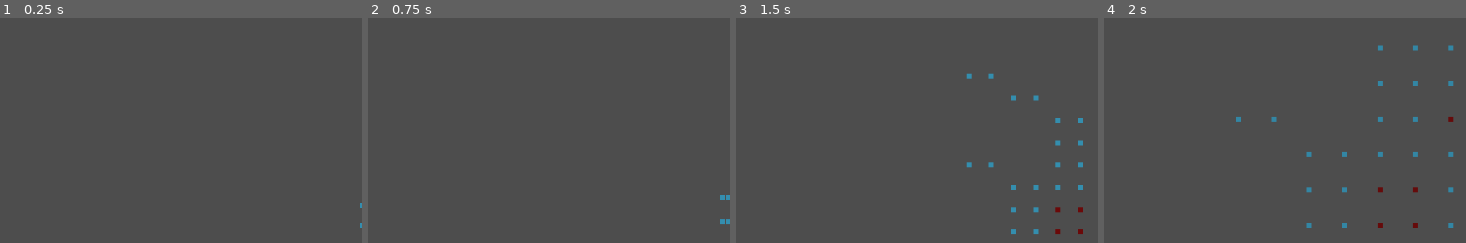
Above: before the commit, frames 1-4 (left to right).
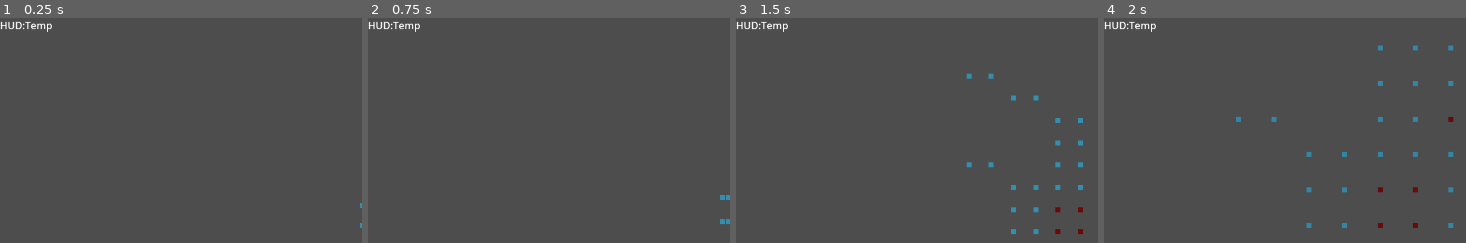
Above: after the commit, the same moments.

Repository: shoggoth/Crossfire
Game: Godot game, scene res://scene/world.tscn
The game is run twice, just before and just after one commit, with the same random seed, the same clock (stepped at 60 frames per second) and the same inputs. The project has no main scene, so this scene is started directly.
Inputs:
- Up to frame 1 (0.25 s): no input
- Up to frame 2 (0.75 s): tap Enter (fire) at 0.5, 0.6 s; hold D (right) from 0.53 s (still down)
- Up to frame 3 (1.5 s): release D (right) at 1.28 s; hold S (down) from 1.28 s (still down); tap Enter (fire) at 1.35 s
- Up to frame 4 (2 s): keep holding S (down)
The pictures show only the part of the screen within x 0-50%, y 0-50%; the shares and areas given below are measured in that part.

The runs differ from the first frame. In frame 1, 0.3% of the frame differs, in the area x 0-15%, y 1-7%; in frame 2, 0.3%; in frame 3, 0.3%; in frame 4, 0.3%.

Commit message:
Moved HUD to World

Diff:
--- a/scene/ui.tscn
+++ b/scene/ui.tscn
@@ -33,19 +33,6 @@
 
 [node name="UI" type="CanvasLayer"]
 script = ExtResource("1_whecv")
-
-[node name="HUD" type="Control" parent="."]
-visible = false
-layout_mode = 3
-anchors_preset = 0
-offset_right = 40.0
-offset_bottom = 40.0
-
-[node name="Label" type="Label" parent="HUD"]
-layout_mode = 0
-offset_right = 40.0
-offset_bottom = 23.0
-text = "HUD:Temp"
 
 [node name="StartMenu" type="Control" parent="."]
 layout_mode = 3
--- a/scene/world.tscn
+++ b/scene/world.tscn
@@ -8,3 +8,19 @@
 format = 2
 
 [node name="Player" parent="." instance=ExtResource("1_3l35b")]
+
+[node name="HUD" type="CanvasLayer" parent="."]
+
+[node name="Temp" type="Control" parent="HUD"]
+layout_mode = 3
+anchors_preset = 15
+anchor_right = 1.0
+anchor_bottom = 1.0
+grow_horizontal = 2
+grow_vertical = 2
+
+[node name="Label" type="Label" parent="HUD/Temp"]
+layout_mode = 0
+offset_right = 40.0
+offset_bottom = 23.0
+text = "HUD:Temp"
